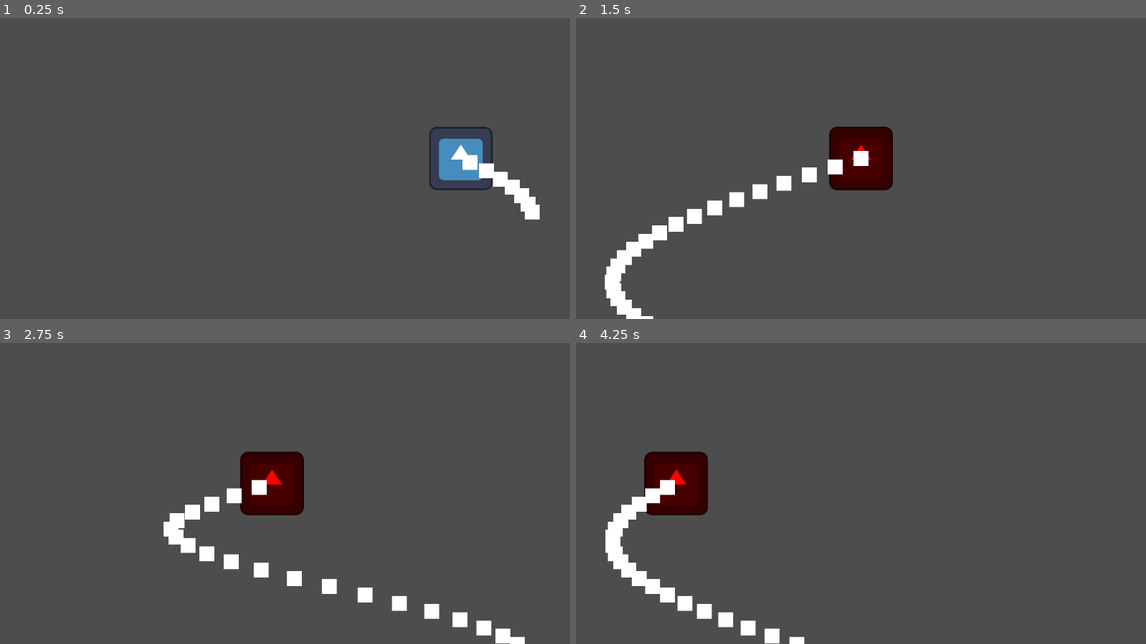
Above: before the commit, frames 1-4 (two rows, left to right).
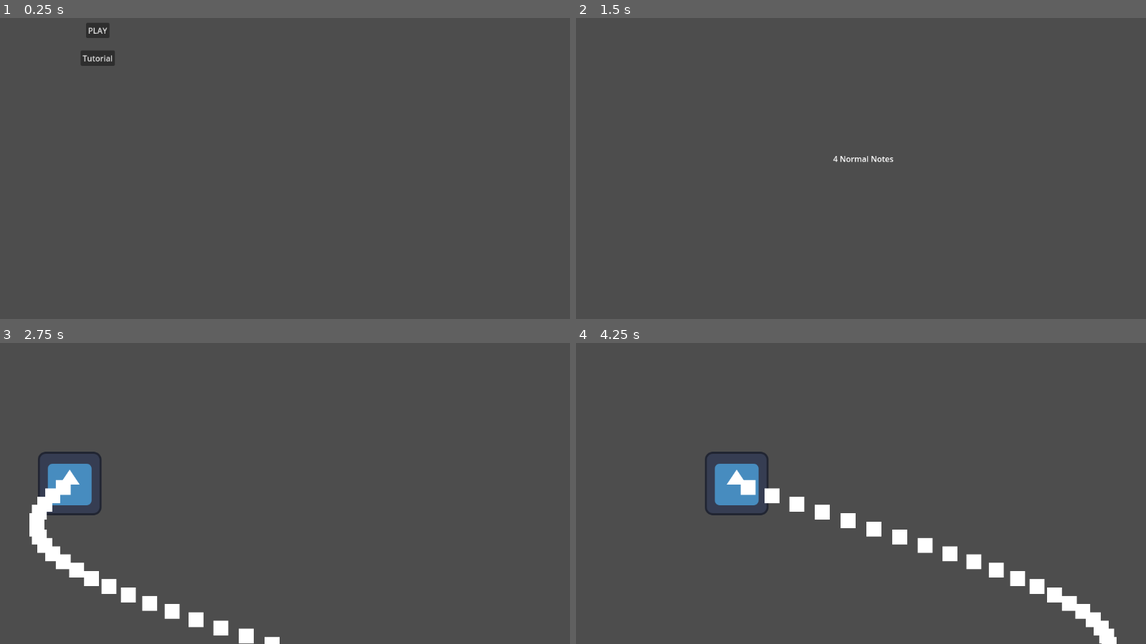
Above: after the commit, the same moments.

Repository: bushnghiem/wave
Game: Godot game, scene res://Levels/title_screen.tscn
Two runs of this game, one before a commit and one after it. Both use one fixed random seed, a clock stepped at 60 frames per second and the inputs below. Before the commit the project starts from res://main.tscn. The engine's default icon, where the game draws it, is replaced by a stand-in: a white triangle on a blue panel in a dark square.
Inputs (mouse positions are in pixels of both pictures, inside the frame that each line leads up to):
- Up to frame 1 (0.25 s): no input
- Up to frame 2 (1.5 s): click (672, 57) at 0.5 s, where only the run after the commit has a clickable "Tutorial"; hold D (right) from 1.28 s (still down)
- Up to frame 3 (2.75 s): release D (right) at 2.03 s; hold A (left) from 2.03 s (still down)
- Up to frame 4 (4.25 s): release A (left) at 2.78 s; hold D (right) from 2.78 s (still down)

The runs differ from the first frame. In frame 1, 2.4% of the frame differs, in the area x 14-95%, y 1-67%; in frame 2, 4.4%; in frame 3, 8.1%, in the area x 5-93%, y 36-100%; in frame 4, 8.0%.

Commit message:
Working on tutorial and different pre screens

Diff:
--- a/main.tscn
+++ b/Levels/game.tscn
@@ -1,19 +1,20 @@
 [gd_scene load_steps=5 format=3 uid="uid://bp7d0301tv1yc"]
 
-[ext_resource type="Script" uid="uid://d24o84a0lyg5o" path="res://main.gd" id="1_ig7tw"]
-[ext_resource type="PackedScene" uid="uid://3ei7oalhajg2" path="res://rhythm.tscn" id="2_0xm2m"]
-[ext_resource type="Script" uid="uid://cieksaiwnxopg" path="res://cam.gd" id="3_1bvp3"]
-[ext_resource type="PackedScene" uid="uid://chck1raxgdtxp" path="res://particle.tscn" id="3_h2yge"]
+[ext_resource type="Script" uid="uid://d24o84a0lyg5o" path="res://Levels/game.gd" id="1_fc0e3"]
+[ext_resource type="PackedScene" uid="uid://3ei7oalhajg2" path="res://rhythm.tscn" id="2_7jktm"]
+[ext_resource type="Script" uid="uid://cieksaiwnxopg" path="res://cam.gd" id="3_ryrav"]
+[ext_resource type="PackedScene" uid="uid://chck1raxgdtxp" path="res://particle.tscn" id="4_eow3j"]
 
-[node name="Main" type="Node2D"]
-script = ExtResource("1_ig7tw")
+[node name="Game" type="Node2D"]
+script = ExtResource("1_fc0e3")
 
-[node name="Rhythm" parent="." instance=ExtResource("2_0xm2m")]
+[node name="Rhythm" parent="." instance=ExtResource("2_7jktm")]
 
 [node name="Camera2D" type="Camera2D" parent="."]
-script = ExtResource("3_1bvp3")
+script = ExtResource("3_ryrav")
 
-[node name="Particle" parent="." instance=ExtResource("3_h2yge")]
+[node name="Particle" parent="." instance=ExtResource("4_eow3j")]
+position = Vector2(500, 0)
 
 [connection signal="good" from="Rhythm" to="Particle" method="good"]
 [connection signal="mistake" from="Rhythm" to="Particle" method="mistake"]
--- /dev/null
+++ b/Levels/pre_main_level.gd
@@ -0,0 +1,5 @@
+extends Node2D
+
+
+func _on_level_timer_timeout() -> void:
+	get_tree().change_scene_to_file("res://Levels/game.tscn")
--- /dev/null
+++ b/Levels/pre_main_level.tscn
@@ -0,0 +1,27 @@
+[gd_scene load_steps=3 format=3 uid="uid://07yaxkj8075f"]
+
+[ext_resource type="Texture2D" uid="uid://b1b112ucgxmn1" path="res://icon.svg" id="1_87r11"]
+[ext_resource type="Script" uid="uid://bq1dilqasyy2s" path="res://Levels/pre_main_level.gd" id="1_xfgik"]
+
+[node name="PreMainLevel" type="Node2D"]
+script = ExtResource("1_xfgik")
+
+[node name="Camera2D" type="Camera2D" parent="."]
+
+[node name="Sprite2D" type="Sprite2D" parent="."]
+position = Vector2(-2, -1.5258789e-05)
+scale = Vector2(8.90625, 5.03125)
+texture = ExtResource("1_87r11")
+
+[node name="Label" type="Label" parent="."]
+offset_left = -86.0
+offset_top = -12.0
+offset_right = 86.0
+offset_bottom = 11.0
+text = "Behold the Main Level"
+
+[node name="LevelTimer" type="Timer" parent="."]
+wait_time = 2.0
+autostart = true
+
+[connection signal="timeout" from="LevelTimer" to="." method="_on_level_timer_timeout"]
--- /dev/null
+++ b/Levels/pre_tutorial_1.gd
@@ -0,0 +1,6 @@
+extends Node2D
+
+@export var tutorial_part = 1
+
+func _on_tutorial_time_timeout() -> void:
+	get_tree().change_scene_to_file("res://Levels/tutorialpart" + str(tutorial_part) + ".tscn")
--- /dev/null
+++ b/Levels/pre_tutorial_1.tscn
@@ -0,0 +1,20 @@
+[gd_scene load_steps=2 format=3 uid="uid://7vlaa1y3t8mu"]
+
+[ext_resource type="Script" uid="uid://cxnc7xclfgpvs" path="res://Levels/pre_tutorial_1.gd" id="1_xgda0"]
+
+[node name="PreTutorial1" type="Node2D"]
+script = ExtResource("1_xgda0")
+
+[node name="Label" type="Label" parent="."]
+offset_left = -56.0
+offset_top = -11.0
+offset_right = 66.0
+offset_bottom = 12.0
+text = "4 Normal Notes"
+
+[node name="TutorialTime" type="Timer" parent="."]
+autostart = true
+
+[node name="Camera2D" type="Camera2D" parent="."]
+
+[connection signal="timeout" from="TutorialTime" to="." method="_on_tutorial_time_timeout"]
--- /dev/null
+++ b/Levels/pre_tutorial_2.gd
@@ -0,0 +1,7 @@
+extends Node2D
+
+@export var tutorial_part = 2
+
+
+func _on_tutorial_time_timeout() -> void:
+	get_tree().change_scene_to_file("res://Levels/tutorialpart" + str(tutorial_part) + ".tscn")
--- /dev/null
+++ b/Levels/pre_tutorial_2.tscn
@@ -0,0 +1,20 @@
+[gd_scene load_steps=2 format=3 uid="uid://dcid2pyp1kpm0"]
+
+[ext_resource type="Script" uid="uid://dep04en7pwxku" path="res://Levels/pre_tutorial_2.gd" id="1_5ybkj"]
+
+[node name="PreTutorial2" type="Node2D"]
+script = ExtResource("1_5ybkj")
+
+[node name="Label" type="Label" parent="."]
+offset_left = -59.0
+offset_top = -15.0
+offset_right = 63.0
+offset_bottom = 8.0
+text = "4 Fast Notes"
+
+[node name="TutorialTime" type="Timer" parent="."]
+autostart = true
+
+[node name="Camera2D" type="Camera2D" parent="."]
+
+[connection signal="timeout" from="TutorialTime" to="." method="_on_tutorial_time_timeout"]
--- /dev/null
+++ b/Levels/pre_tutorial_3.gd
@@ -0,0 +1,7 @@
+extends Node2D
+
+@export var tutorial_part = 3
+
+
+func _on_tutorial_time_timeout() -> void:
+	get_tree().change_scene_to_file("res://Levels/tutorialpart" + str(tutorial_part) + ".tscn")
--- /dev/null
+++ b/Levels/pre_tutorial_3.tscn
@@ -0,0 +1,20 @@
+[gd_scene load_steps=2 format=3 uid="uid://d06u6b3wd12jk"]
+
+[ext_resource type="Script" uid="uid://clhydxc3lxy5q" path="res://Levels/pre_tutorial_3.gd" id="1_w5gn3"]
+
+[node name="PreTutorial" type="Node2D"]
+script = ExtResource("1_w5gn3")
+
+[node name="Label" type="Label" parent="."]
+offset_left = -59.0
+offset_top = -15.0
+offset_right = 63.0
+offset_bottom = 8.0
+text = "Alternating Notes"
+
+[node name="TutorialTime" type="Timer" parent="."]
+autostart = true
+
+[node name="Camera2D" type="Camera2D" parent="."]
+
+[connection signal="timeout" from="TutorialTime" to="." method="_on_tutorial_time_timeout"]
--- /dev/null
+++ b/Levels/title_screen.gd
@@ -0,0 +1,9 @@
+extends Node2D
+
+
+func _on_button_pressed() -> void:
+	get_tree().change_scene_to_file("res://Levels/pre_main_level.tscn")
+
+
+func _on_button_2_pressed() -> void:
+	get_tree().change_scene_to_file("res://Levels/pre_tutorial_1.tscn")
--- /dev/null
+++ b/Levels/title_screen.tscn
@@ -0,0 +1,23 @@
+[gd_scene load_steps=2 format=3 uid="uid://byl0qxtev3fo6"]
+
+[ext_resource type="Script" uid="uid://3y2l17mk86uc" path="res://Levels/title_screen.gd" id="1_frj5v"]
+
+[node name="TitleScreen" type="Node2D"]
+script = ExtResource("1_frj5v")
+
+[node name="Button" type="Button" parent="."]
+offset_left = 176.0
+offset_top = 50.0
+offset_right = 223.0
+offset_bottom = 81.0
+text = "PLAY"
+
+[node name="Button2" type="Button" parent="."]
+offset_left = 165.0
+offset_top = 106.0
+offset_right = 234.0
+offset_bottom = 137.0
+text = "Tutorial"
+
+[connection signal="pressed" from="Button" to="." method="_on_button_pressed"]
+[connection signal="pressed" from="Button2" to="." method="_on_button_2_pressed"]
--- a/tutorialpart3.tscn
+++ b/Levels/tutorialpart1.tscn
@@ -1,21 +1,21 @@
-[gd_scene load_steps=5 format=3 uid="uid://bcslpdmtwmxlx"]
+[gd_scene load_steps=5 format=3 uid="uid://sm3d4vuq0b24"]
 
-[ext_resource type="Script" uid="uid://bxme7gv25g8xh" path="res://tutorialpart_3.gd" id="1_dupb7"]
-[ext_resource type="PackedScene" uid="uid://3ei7oalhajg2" path="res://rhythm.tscn" id="2_om56g"]
-[ext_resource type="Script" uid="uid://cieksaiwnxopg" path="res://cam.gd" id="3_vgvll"]
-[ext_resource type="PackedScene" uid="uid://chck1raxgdtxp" path="res://particle.tscn" id="4_88ycm"]
+[ext_resource type="Script" uid="uid://d1lnc3pmcncc8" path="res://Levels/tutorialpart_1.gd" id="1_y8obv"]
+[ext_resource type="PackedScene" uid="uid://3ei7oalhajg2" path="res://rhythm.tscn" id="2_gtjdh"]
+[ext_resource type="Script" uid="uid://cieksaiwnxopg" path="res://cam.gd" id="3_eo40m"]
+[ext_resource type="PackedScene" uid="uid://chck1raxgdtxp" path="res://particle.tscn" id="4_rao7d"]
 
 [node name="Main" type="Node2D"]
-script = ExtResource("1_dupb7")
+script = ExtResource("1_y8obv")
 
-[node name="Rhythm" parent="." instance=ExtResource("2_om56g")]
+[node name="Rhythm" parent="." instance=ExtResource("2_gtjdh")]
 tutorial = true
-tutorial_part = 3
 
 [node name="Camera2D" type="Camera2D" parent="."]
-script = ExtResource("3_vgvll")
+script = ExtResource("3_eo40m")
 
-[node name="Particle" parent="." instance=ExtResource("4_88ycm")]
+[node name="Particle" parent="." instance=ExtResource("4_rao7d")]
+position = Vector2(500, 0)
 
 [connection signal="good" from="Rhythm" to="Particle" method="good"]
 [connection signal="mistake" from="Rhythm" to="Particle" method="mistake"]
--- a/tutorialpart2.tscn
+++ b/Levels/tutorialpart2.tscn
@@ -1,6 +1,6 @@
 [gd_scene load_steps=5 format=3 uid="uid://b4ax82kprtbgt"]
 
-[ext_resource type="Script" uid="uid://cj08o0mcid4qg" path="res://tutorialpart_2.gd" id="1_qlyf5"]
+[ext_resource type="Script" uid="uid://cj08o0mcid4qg" path="res://Levels/tutorialpart_2.gd" id="1_qlyf5"]
 [ext_resource type="PackedScene" uid="uid://3ei7oalhajg2" path="res://rhythm.tscn" id="2_fpbqk"]
 [ext_resource type="Script" uid="uid://cieksaiwnxopg" path="res://cam.gd" id="3_tfr0p"]
 [ext_resource type="PackedScene" uid="uid://chck1raxgdtxp" path="res://particle.tscn" id="4_iv87i"]
@@ -16,6 +16,7 @@
 script = ExtResource("3_tfr0p")
 
 [node name="Particle" parent="." instance=ExtResource("4_iv87i")]
+position = Vector2(250, 0)
 type = 1
 
 [connection signal="good" from="Rhythm" to="Particle" method="good"]
--- a/tutorialpart1.tscn
+++ b/Levels/tutorialpart3.tscn
@@ -1,20 +1,22 @@
-[gd_scene load_steps=5 format=3 uid="uid://sm3d4vuq0b24"]
+[gd_scene load_steps=5 format=3 uid="uid://bcslpdmtwmxlx"]
 
-[ext_resource type="Script" uid="uid://d1lnc3pmcncc8" path="res://tutorialpart_1.gd" id="1_y8obv"]
-[ext_resource type="PackedScene" uid="uid://3ei7oalhajg2" path="res://rhythm.tscn" id="2_gtjdh"]
-[ext_resource type="Script" uid="uid://cieksaiwnxopg" path="res://cam.gd" id="3_eo40m"]
-[ext_resource type="PackedScene" uid="uid://chck1raxgdtxp" path="res://particle.tscn" id="4_rao7d"]
+[ext_resource type="Script" uid="uid://bxme7gv25g8xh" path="res://Levels/tutorialpart_3.gd" id="1_dupb7"]
+[ext_resource type="PackedScene" uid="uid://3ei7oalhajg2" path="res://rhythm.tscn" id="2_om56g"]
+[ext_resource type="Script" uid="uid://cieksaiwnxopg" path="res://cam.gd" id="3_vgvll"]
+[ext_resource type="PackedScene" uid="uid://chck1raxgdtxp" path="res://particle.tscn" id="4_88ycm"]
 
 [node name="Main" type="Node2D"]
-script = ExtResource("1_y8obv")
+script = ExtResource("1_dupb7")
 
-[node name="Rhythm" parent="." instance=ExtResource("2_gtjdh")]
+[node name="Rhythm" parent="." instance=ExtResource("2_om56g")]
 tutorial = true
+tutorial_part = 3
 
 [node name="Camera2D" type="Camera2D" parent="."]
-script = ExtResource("3_eo40m")
+script = ExtResource("3_vgvll")
 
-[node name="Particle" parent="." instance=ExtResource("4_rao7d")]
+[node name="Particle" parent="." instance=ExtResource("4_88ycm")]
+position = Vector2(500, 0)
 
 [connection signal="good" from="Rhythm" to="Particle" method="good"]
 [connection signal="mistake" from="Rhythm" to="Particle" method="mistake"]
--- a/particle.gd
+++ b/particle.gd
@@ -102,6 +102,7 @@
 
 func mistake():
 	$Sprite2D.modulate = Color(1, 0, 0)
+	$GPUParticles2D.emitting = false
 	$ColorReset.start()
 
 func perfect():
@@ -114,3 +115,5 @@
 
 func _on_color_reset_timeout() -> void:
 	$Sprite2D.modulate = Color(1, 1, 1)
+	if !$GPUParticles2D.emitting:
+		$GPUParticles2D.emitting = true
--- a/project.godot
+++ b/project.godot
@@ -11,7 +11,7 @@
 [application]
 
 config/name="wave"
-run/main_scene="uid://bp7d0301tv1yc"
+run/main_scene="uid://byl0qxtev3fo6"
 config/features=PackedStringArray("4.5", "Forward Plus")
 config/icon="res://icon.svg"
 
--- a/rhythm.gd
+++ b/rhythm.gd
@@ -29,6 +29,9 @@
 var total = 0.0
 var hit_ratio = 0.0
 var perfect_ratio = 0.0
+var start_delay = 2
+var metronome_count = 0
+var metronome_limit = 0
 @export var auto_play = false
 @export var tutorial = false
 @export var tutorial_part = 1
@@ -51,9 +54,16 @@
 		return false
 
 func _ready() -> void:
+	$AudioStreamPlayer3.play()
+	note_press_time += start_delay
+	done = true
+	get_tree().create_timer(3).timeout.connect(func():
+		done = false
+		);
 	if tutorial:
 		tutorial_parts(tutorial_part)
 	else:
+		metronome_limit = 3
 		add_notes(2, 0)
 		add_notes(2, 1)
 		add_notes(4, 0)
@@ -66,12 +76,18 @@
 
 func tutorial_parts(part):
 	if part == 1:
+		metronome_limit = 3
 		add_notes(4, 0)
 		add_end()
 	elif part == 2:
+		metronome_limit = 6
+		$Metronome.stop()
+		$Metronome.wait_time = 0.5
+		$Metronome.start()
 		add_notes(4, 1)
 		add_end()
 	elif part == 3:
+		metronome_limit = 3
 		add_notes(4, 0)
 		add_notes(4, 1)
 		add_notes(4, 0)
@@ -159,17 +175,20 @@
 		print("victory")
 		if tutorial:
 			if tutorial_part < 3:
-				get_tree().change_scene_to_file("res://tutorialpart" + str(tutorial_part + 1) + ".tscn")
+				get_tree().change_scene_to_file("res://Levels/pre_tutorial_" + str(tutorial_part + 1) + ".tscn")
 			elif tutorial_part >= 3:
-				get_tree().change_scene_to_file("res://main.tscn")
+				get_tree().change_scene_to_file("res://Levels/pre_main_level.tscn")
+		if perfect_ratio == 1:
+			print("perfect victory")
+			#get_tree().change_scene_to_file("res://Levels/pre_main_level.tscn")
 		if perfect_ratio >= good_win_ratio:
 			print("good victory")
-			if perfect_ratio == 1:
-				print("perfect victory")
+			#get_tree().change_scene_to_file("res://Levels/pre_main_level.tscn")
+		#get_tree().change_scene_to_file("res://Levels/pre_main_level.tscn")
 	else:
 		print("loser")
 		if tutorial:
-			get_tree().change_scene_to_file("res://tutorialpart" + str(tutorial_part) + ".tscn")
+			get_tree().change_scene_to_file("res://Levels/pre_tutorial_" + str(tutorial_part) + ".tscn")
 
 
 func add_notes(new_notes, type):
@@ -179,7 +198,7 @@
 	note_count += new_notes
 	if type == 0:
 		for n in new_notes:
-			get_tree().create_timer(song_length + note_length).timeout.connect(func():
+			get_tree().create_timer(start_delay + song_length + note_length).timeout.connect(func():
 				note_holder1 = timeline[current_note_index]
 				note_holder2 = timeline[current_note_index + 1]
 				note_press_time += note_length
@@ -194,14 +213,14 @@
 						print("press_left is false right now, thus you will press right and should swap to fast left")
 						swap_to_fast_left.emit()
 				);
-			get_tree().create_timer(song_length + note_length + perfect_window / 2).timeout.connect(func():
+			get_tree().create_timer(start_delay + song_length + note_length + perfect_window / 2).timeout.connect(func():
 				if auto_play:
 					if press_left:
 						left_button()
 					else:
 						right_button()
 				);
-			get_tree().create_timer(song_length + note_length + press_window).timeout.connect(func():
+			get_tree().create_timer(start_delay + song_length + note_length + press_window).timeout.connect(func():
 				note_holder = press_tracker[current_note_index]
 				if (note_holder == "blank"):
 					press_tracker[current_note_index ] = "bad"
@@ -215,7 +234,7 @@
 			press_tracker.append("blank")
 	else:
 		for n in new_notes:
-			get_tree().create_timer(song_length + short_note_length).timeout.connect(func():
+			get_tree().create_timer(start_delay + song_length + short_note_length).timeout.connect(func():
 				note_holder1 = timeline[current_note_index]
 				note_holder2 = timeline[current_note_index+1]
 				note_press_time += short_note_length
@@ -230,14 +249,14 @@
 						print("press_left is false right now, thus you will press right and should swap to normal left")
 						swap_to_norm_left.emit()
 				);
-			get_tree().create_timer(song_length + short_note_length + perfect_window / 2).timeout.connect(func():
+			get_tree().create_timer(start_delay + song_length + short_note_length + perfect_window / 2).timeout.connect(func():
 				if auto_play:
 					if press_left:
 						left_button()
 					else:
 						right_button()
 				);
-			get_tree().create_timer(song_length + short_note_length + press_window).timeout.connect(func():
+			get_tree().create_timer(start_delay + song_length + short_note_length + press_window).timeout.connect(func():
 				note_holder = press_tracker[current_note_index]
 				if (note_holder == "blank"):
 					press_tracker[current_note_index] = "bad"
@@ -254,3 +273,10 @@
 func add_end():
 	timeline.append("end")
 	press_tracker.append("end")
+
+
+func _on_metronome_timeout() -> void:
+	metronome_count += 1
+	$AudioStreamPlayer3.play()
+	if metronome_count < metronome_limit:
+		$Metronome.start()
--- a/rhythm.tscn
+++ b/rhythm.tscn
@@ -1,14 +1,22 @@
 [gd_scene load_steps=4 format=3 uid="uid://3ei7oalhajg2"]
 
 [ext_resource type="Script" uid="uid://dw10ne56nbsj8" path="res://rhythm.gd" id="1_lg58s"]
-[ext_resource type="AudioStream" uid="uid://c1tx6eusxgeq3" path="res://faaah.mp3" id="2_b12pq"]
-[ext_resource type="AudioStream" uid="uid://djh1k6i8jibdt" path="res://vine-boom.mp3" id="3_q13yt"]
+[ext_resource type="AudioStream" uid="uid://djh1k6i8jibdt" path="res://sfx/vine-boom.mp3" id="3_q13yt"]
+[ext_resource type="AudioStream" uid="uid://cbitl0472c33h" path="res://sfx/metronome-85688.mp3" id="4_ecpmg"]
 
 [node name="Rhythm" type="Node2D"]
 script = ExtResource("1_lg58s")
 
 [node name="AudioStreamPlayer" type="AudioStreamPlayer" parent="."]
-stream = ExtResource("2_b12pq")
 
 [node name="AudioStreamPlayer2" type="AudioStreamPlayer" parent="."]
 stream = ExtResource("3_q13yt")
+
+[node name="AudioStreamPlayer3" type="AudioStreamPlayer" parent="."]
+stream = ExtResource("4_ecpmg")
+
+[node name="Metronome" type="Timer" parent="."]
+one_shot = true
+autostart = true
+
+[connection signal="timeout" from="Metronome" to="." method="_on_metronome_timeout"]
Renamed: main.gd -> Levels/game.gd
Renamed: main.gd.uid -> Levels/game.gd.uid
Not shown, added: Levels/pre_main_level.gd.uid
Not shown, added: Levels/pre_tutorial_1.gd.uid
Not shown, added: Levels/pre_tutorial_2.gd.uid
Not shown, added: Levels/pre_tutorial_3.gd.uid
Not shown, added: Levels/title_screen.gd.uid
Renamed: tutorialpart_1.gd -> Levels/tutorialpart_1.gd
Renamed: tutorialpart_1.gd.uid -> Levels/tutorialpart_1.gd.uid
Renamed: tutorialpart_2.gd -> Levels/tutorialpart_2.gd
Renamed: tutorialpart_2.gd.uid -> Levels/tutorialpart_2.gd.uid
Renamed: tutorialpart_3.gd -> Levels/tutorialpart_3.gd
(and 9 more such lines)
